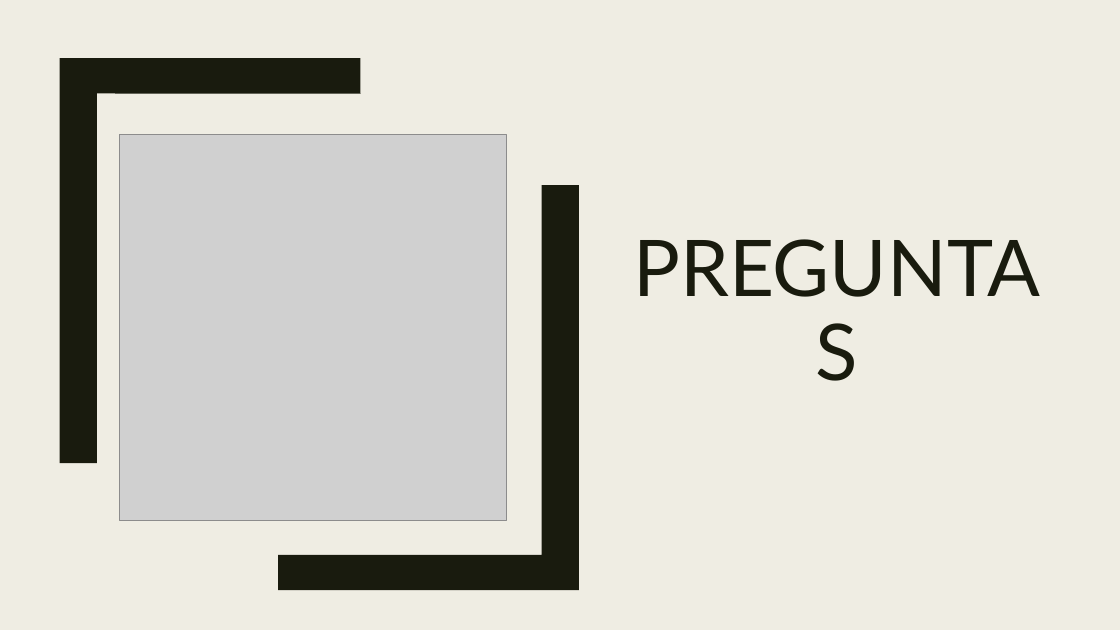
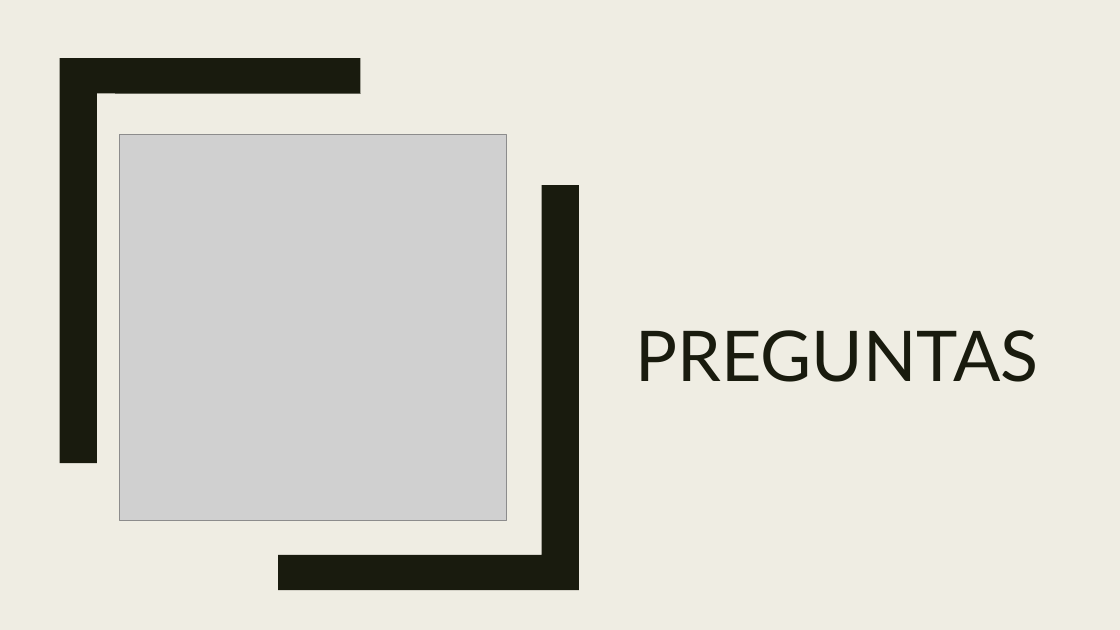
Before and after one commit to Clapiniella/data_science_jun_2020, a slide deck: slide 16 of week4/day1/others/Course_DS_Presentation_Jun_2020.pptx. Drawn at 1120x630 pixels with LibreOffice and Linux fonts; fonts in the diff are those of the drawing; grey boxes stand for pictures. Boxes give left, top, right and bottom in pixels: in the first picture for what was removed or moved away, otherwise in the second. Text is boxed around its words. In the diff, an @@ line names an element or a change of style, - is before the commit and + after.

```diff
--- a/week4/day1/others/Course_DS_Presentation_Jun_2020.pptx
+++ b/week4/day1/others/Course_DS_Presentation_Jun_2020.pptx
@@ title "PREGUNTAS" at box(635, 330, 1038, 382): size 67 to 60 pt @@
```
Also in this commit, not shown: 4 other files.
